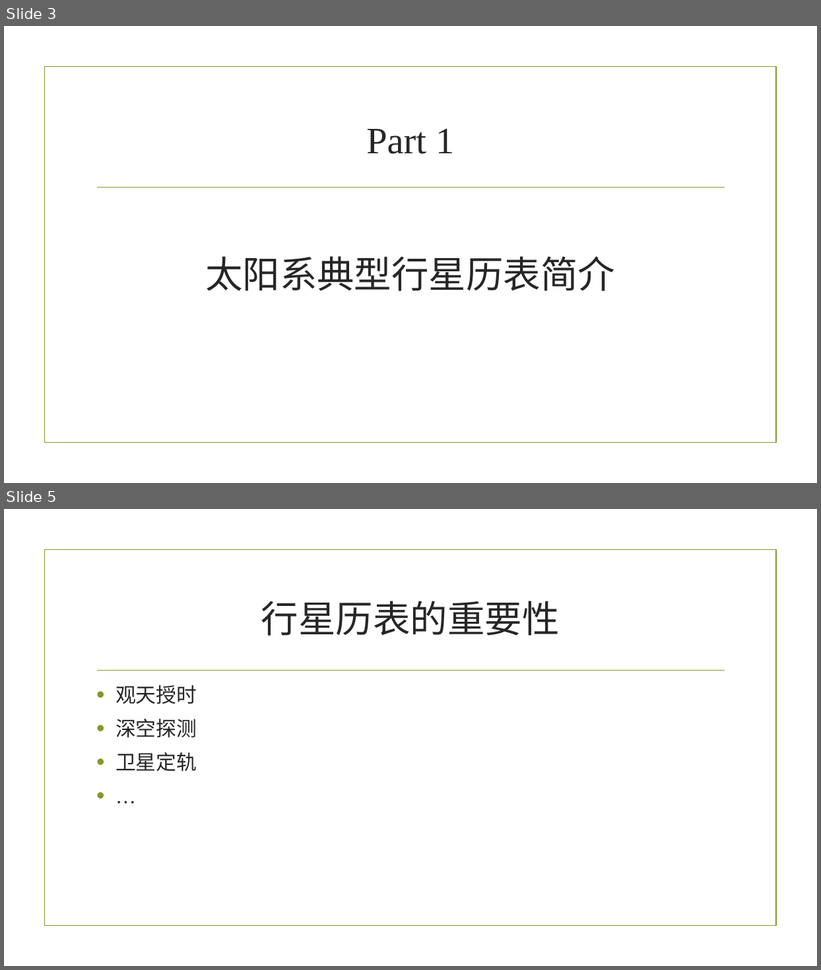
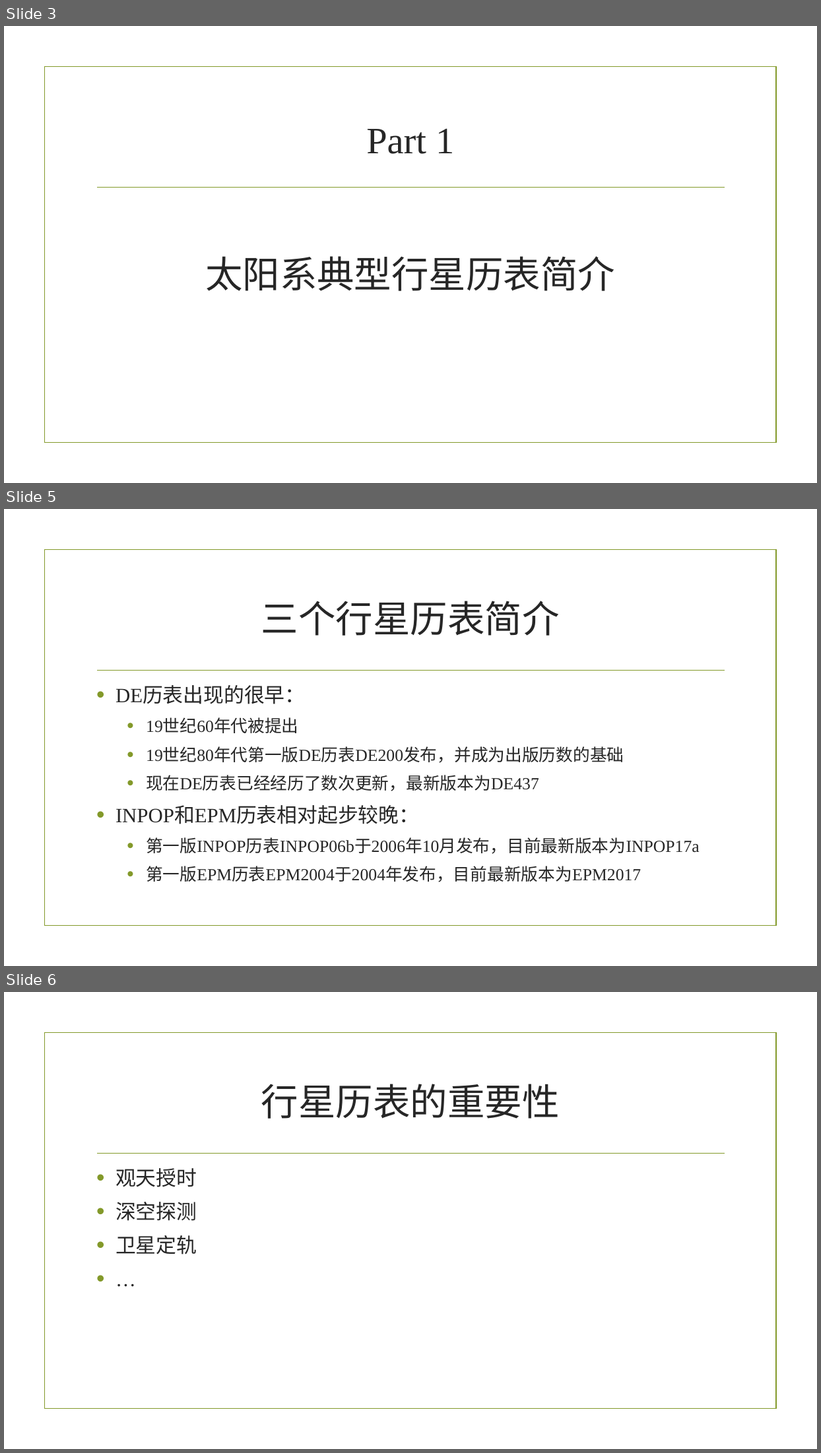
Before and after one commit to frokaikan/bysj, a slide deck: 答辩.pptx. Shown one above the other, each under a label of ours: slides 3 and 5 before the commit, slides 3, 5 and 6 after it; the slides between them are not shown. The pictures are 821x970 and 821x1453 pixels, drawn with LibreOffice and Linux fonts; fonts in the diff are those of the drawing; background and template pictures are left out. Boxes give left, top, right and bottom in pixels: in the first picture for what was removed or moved away, otherwise in the second. Text is boxed around its words. In the diff, an @@ line names an element or a change of style, - is before the commit and + after.

```diff
--- a/答辩.pptx
+++ b/答辩.pptx
@@ slide 5 added at (x1=4, y1=509, x2=817, y2=966), background picture (left out); not listed: 2 template elements that a slide beside it also shows @@
@@ title added at (x1=261, y1=601, x2=560, y2=636), 44 pt, text #262626 @@
+三个行星历表简介
@@ text added at (x1=116, y1=687, x2=700, y2=883), 20 pt, text #262626 @@
+• DE历表出现的很早：
+  • 19世纪60年代被提出
+  • 19世纪80年代第一版DE历表DE200发布，并成为出版历数的基础
+  • 现在DE历表已经经历了数次更新，最新版本为DE437
+• INPOP和EPM历表相对起步较晚：
+  • 第一版INPOP历表INPOP06b于2006年10月发布，目前最新版本为INPOP17a
+  • 第一版EPM历表EPM2004于2004年发布，目前最新版本为EPM2017
@@ what was slide 5 is now slide 6 @@
```
Also in this commit, not shown: 2 slides changed, 2 other slides added, 2 other files.
